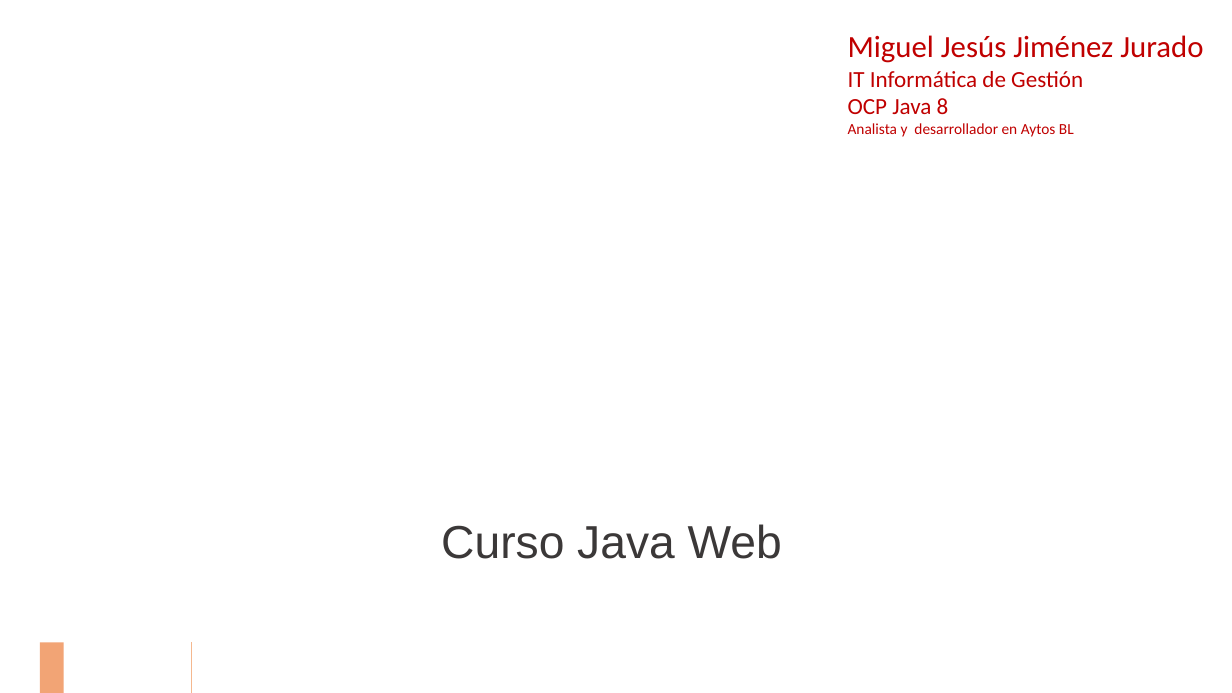
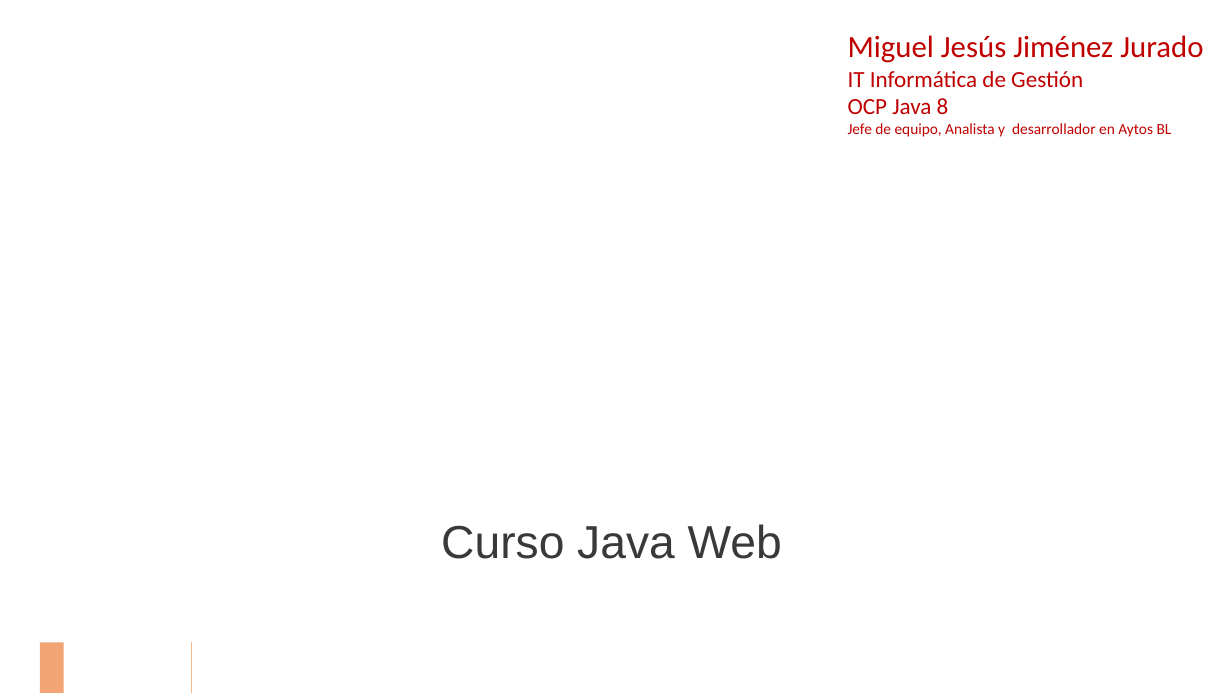
Before and after one commit to mjim79/CursoJavaWeb, a slide deck: slide 1 of Curso Java Web.pptx. Drawn at 1232x693 pixels with LibreOffice and Linux fonts; fonts in the diff are those of the drawing; background and template pictures are left out. Boxes give left, top, right and bottom in pixels: in the first picture for what was removed or moved away, otherwise in the second. Text is boxed around its words. In the diff, an @@ line names an element or a change of style, - is before the commit and + after.

```diff
--- a/Curso Java Web.pptx
+++ b/Curso Java Web.pptx
@@ text at (848,123,1172,137): text changed @@
-Analista y desarrollador en Aytos BL
+Jefe de equipo, Analista y desarrollador en Aytos BL
```
Also in this commit, not shown: 1 other slide changed.
